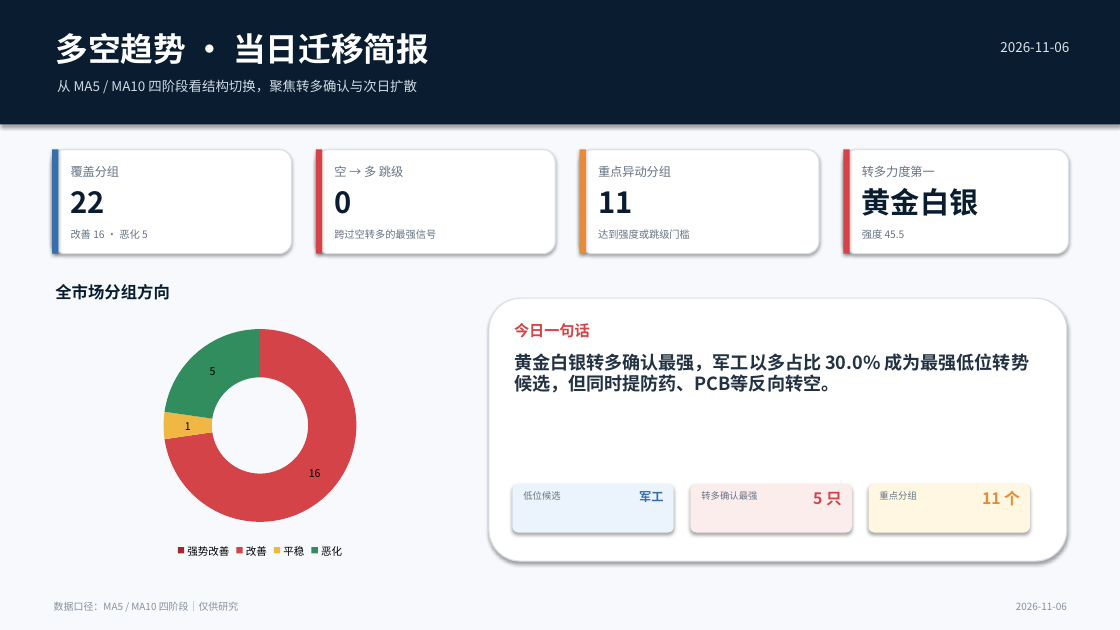
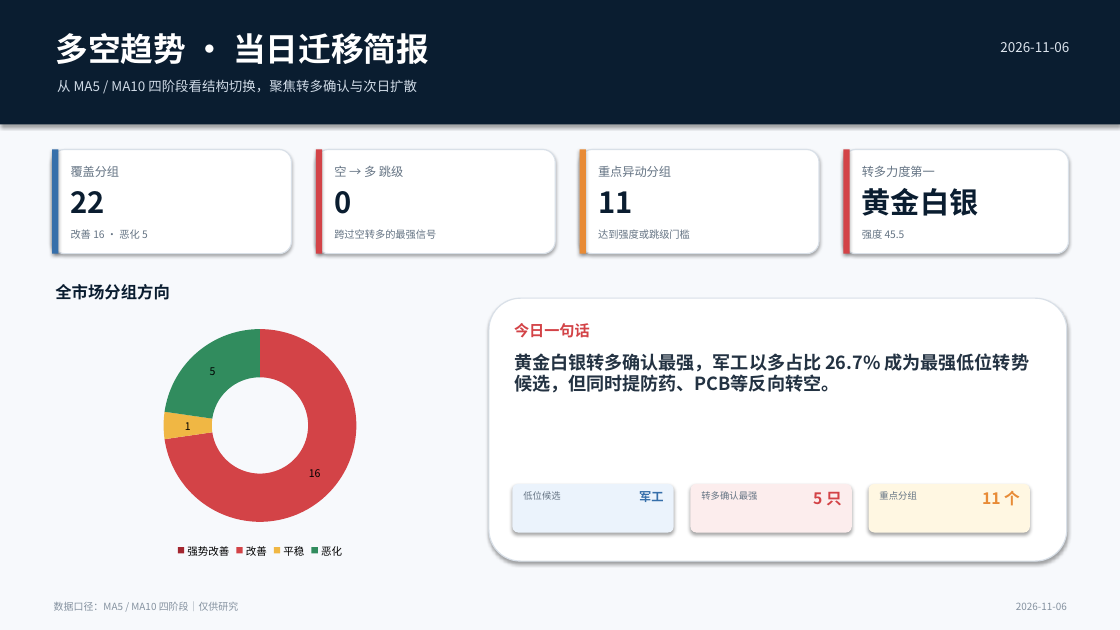
Before and after one commit to nancybhc/a-share-blast-lab, a slide deck: slide 1 of assets/多空阶段简报_2026-11-06.pptx. Drawn at 1120x630 pixels with LibreOffice and Linux fonts; fonts in the diff are those of the drawing. Boxes give left, top, right and bottom in pixels: in the first picture for what was removed or moved away, otherwise in the second. Text is boxed around its words. In the diff, an @@ line names an element or a change of style, - is before the commit and + after.

```diff
--- a/assets/多空阶段简报_2026-11-06.pptx
+++ b/assets/多空阶段简报_2026-11-06.pptx
@@ text at box(514, 353, 1030, 393): text changed @@
-黄金白银转多确认最强，军工以多占比 30.0% 成为最强低位转势候选，但同时提防药、PCB等反向转空。
+黄金白银转多确认最强，军工以多占比 26.7% 成为最强低位转势候选，但同时提防药、PCB等反向转空。
```
Also in this commit, not shown: 2 other slides changed, 13 other files.
